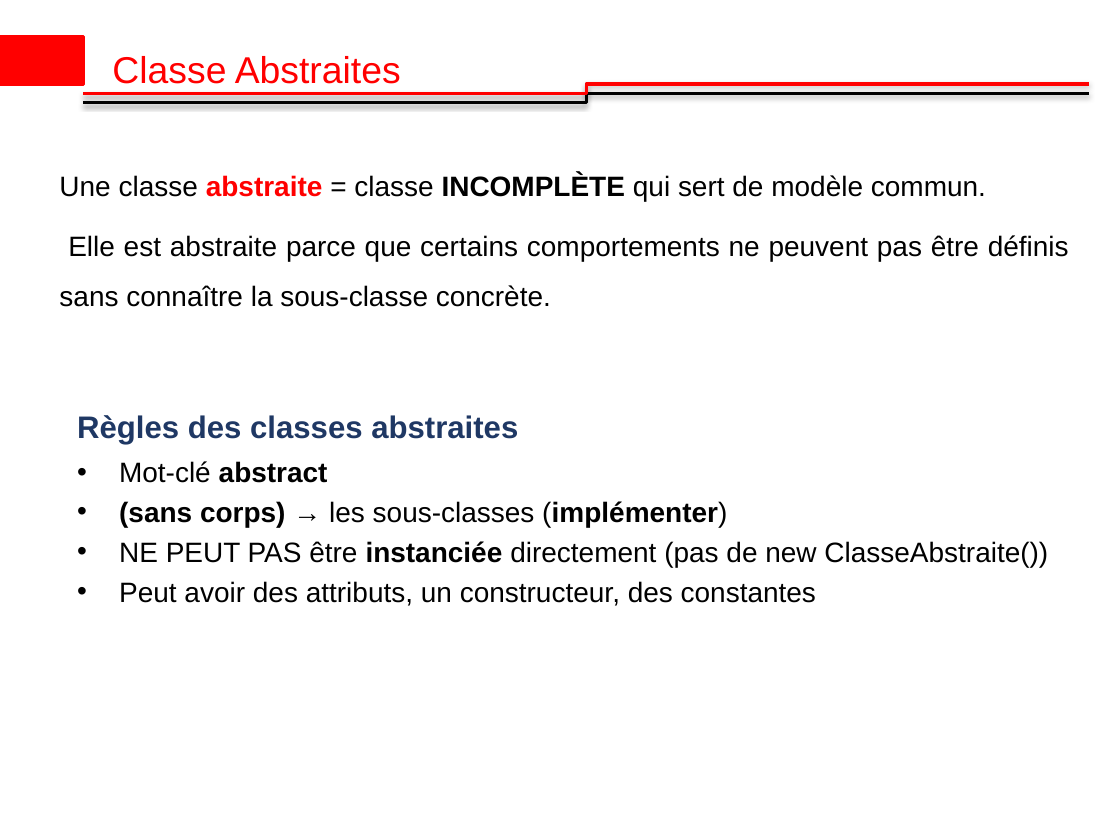
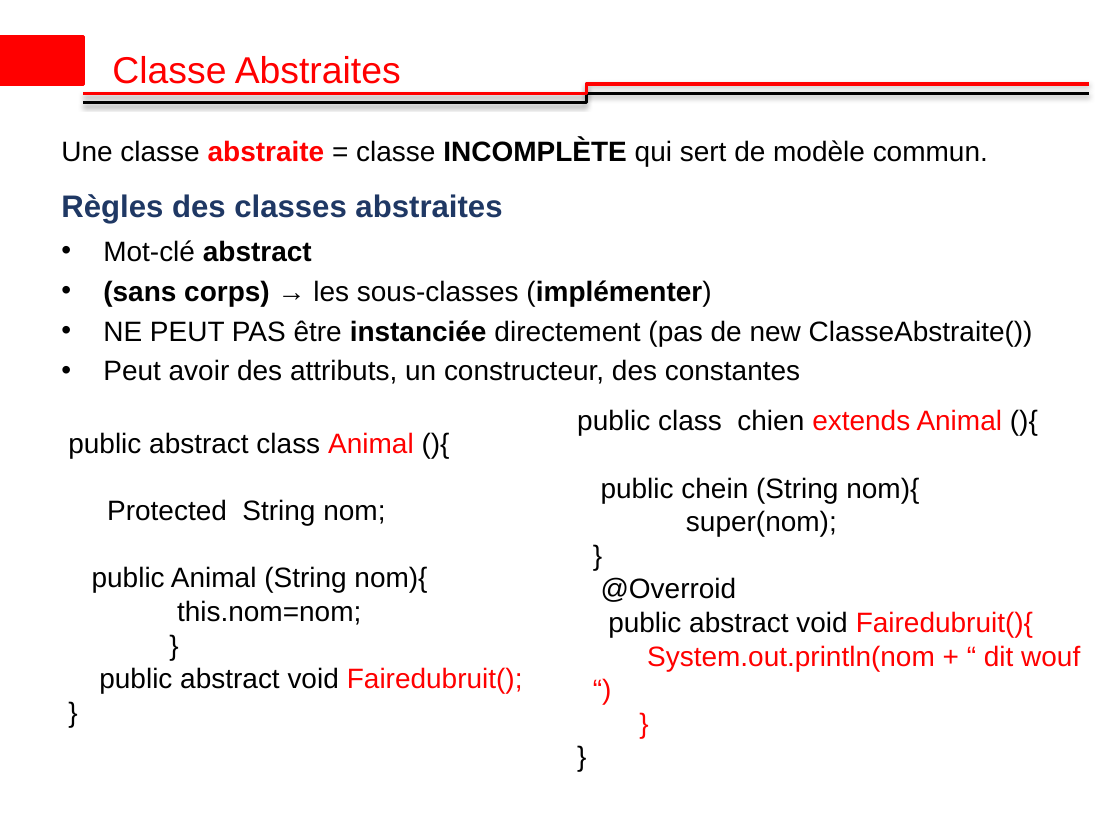
Before and after one commit to ibrahimsava/Osis-training-in-java, a slide deck: slide 4 of Osis_Presentation_Ibrahim_SAVADOGO_2 [Autosaved].pptx. Drawn at 1120x840 pixels with LibreOffice and Linux fonts; fonts in the diff are those of the drawing; background and template pictures are left out. Boxes give left, top, right and bottom in pixels: in the first picture for what was removed or moved away, otherwise in the second. Text is boxed around its words. In the diff, an @@ line names an element or a change of style, - is before the commit and + after.

```diff
--- a/Osis_Presentation_Ibrahim_SAVADOGO_2 [Autosaved].pptx
+++ b/Osis_Presentation_Ibrahim_SAVADOGO_2 [Autosaved].pptx
@@ text "Une classe abstraite = classe ..." moved from (x1=59, y1=174, x2=1069, y2=307) to (x1=61, y1=139, x2=988, y2=166) @@
@@ text "Règles des classes abstraites" moved from (x1=77, y1=415, x2=1048, y2=606) to (x1=61, y1=194, x2=1033, y2=384) @@
@@ text at (x1=59, y1=235, x2=1069, y2=307): paragraph removed @@
-Elle est abstraite parce que certains comportements ne peuvent pas être définis sans connaître la sous-classe concrète.
@@ text added at (x1=577, y1=409, x2=1080, y2=671), 18 pt, text #000000 @@
+public class chien extends Animal (){
+public chein (String nom){
+super(nom);
+}
+@Overroid
+public abstract void Fairedubruit(){
+System.out.println(nom + “ dit wouf “)
+}
+}
@@ text added at (x1=68, y1=432, x2=523, y2=693), 18 pt, text #000000 @@
+public abstract class Animal (){
+Protected String nom;
+public Animal (String nom){
+this.nom=nom;
+}
+public abstract void Fairedubruit();
+}
```
Also in this commit, not shown: 3 other files.
